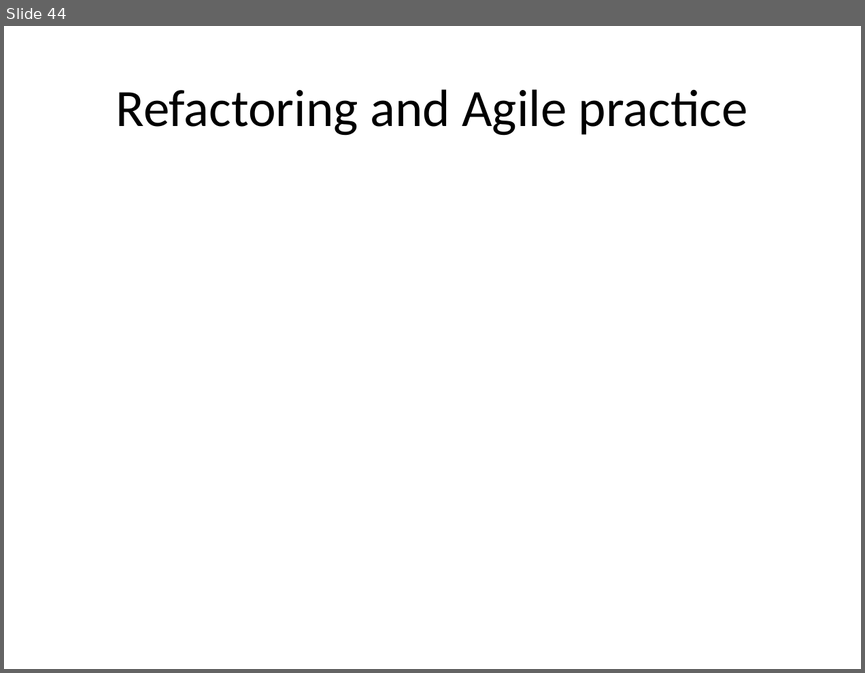
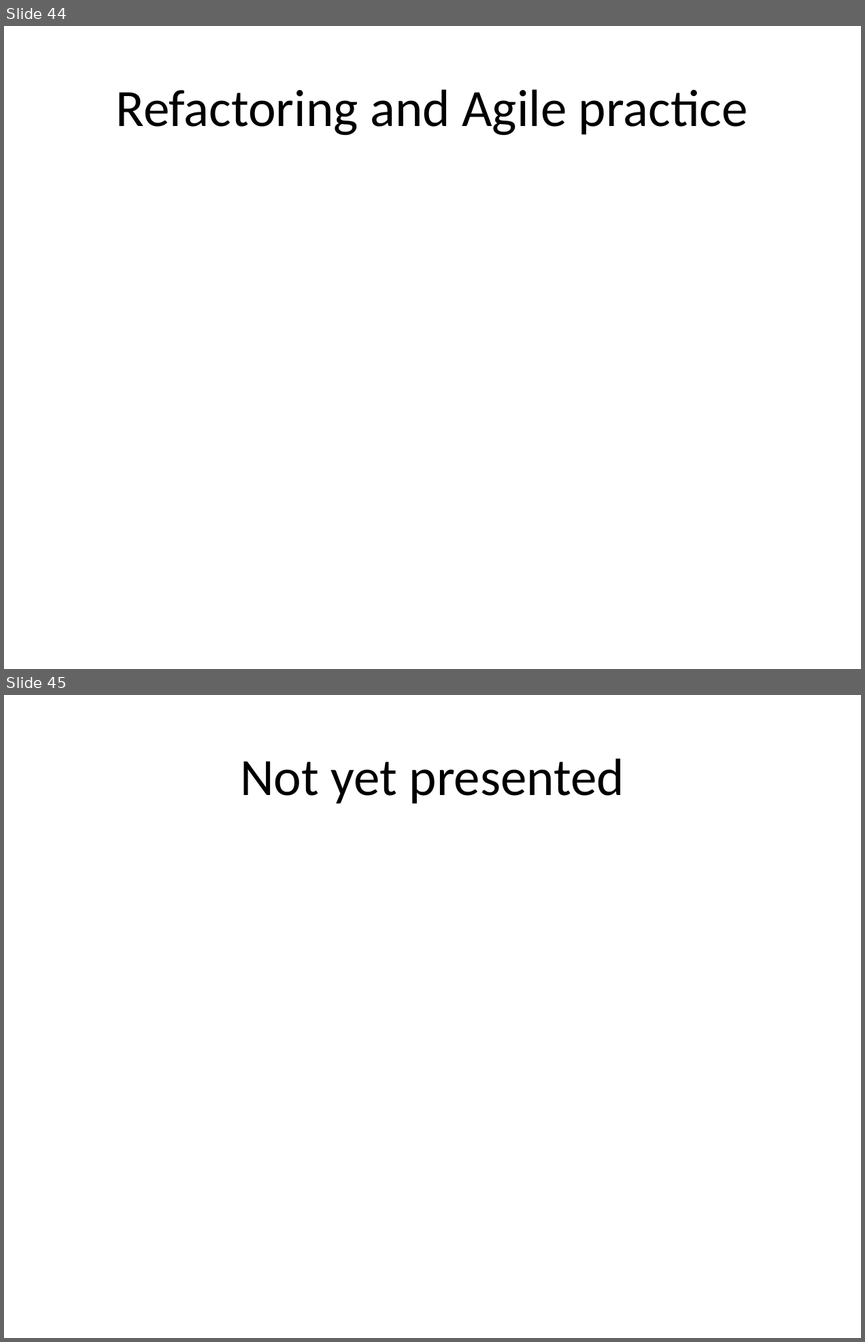
Before and after one commit to lesfurets/mdl4ui, a slide deck: mdl4ui-docs/mdl4ui_cg2013.pptx. Shown one above the other, each under a label of ours: slide 44 before the commit, slides 44 and 45 after it. The pictures are 865x673 and 865x1342 pixels, drawn with LibreOffice and Linux fonts; fonts in the diff are those of the drawing. Boxes give left, top, right and bottom in pixels: in the first picture for what was removed or moved away, otherwise in the second. Text is boxed around its words. In the diff, an @@ line names an element or a change of style, - is before the commit and + after.

Commit message:
blanck slides for the end of the prez

```diff
--- a/mdl4ui-docs/mdl4ui_cg2013.pptx
+++ b/mdl4ui-docs/mdl4ui_cg2013.pptx
@@ slide 45 added at (4, 695, 861, 1338), background #FFFFFF @@
@@ title added at (240, 758, 624, 804), 44 pt, text #000000 @@
+Not yet presented
```
